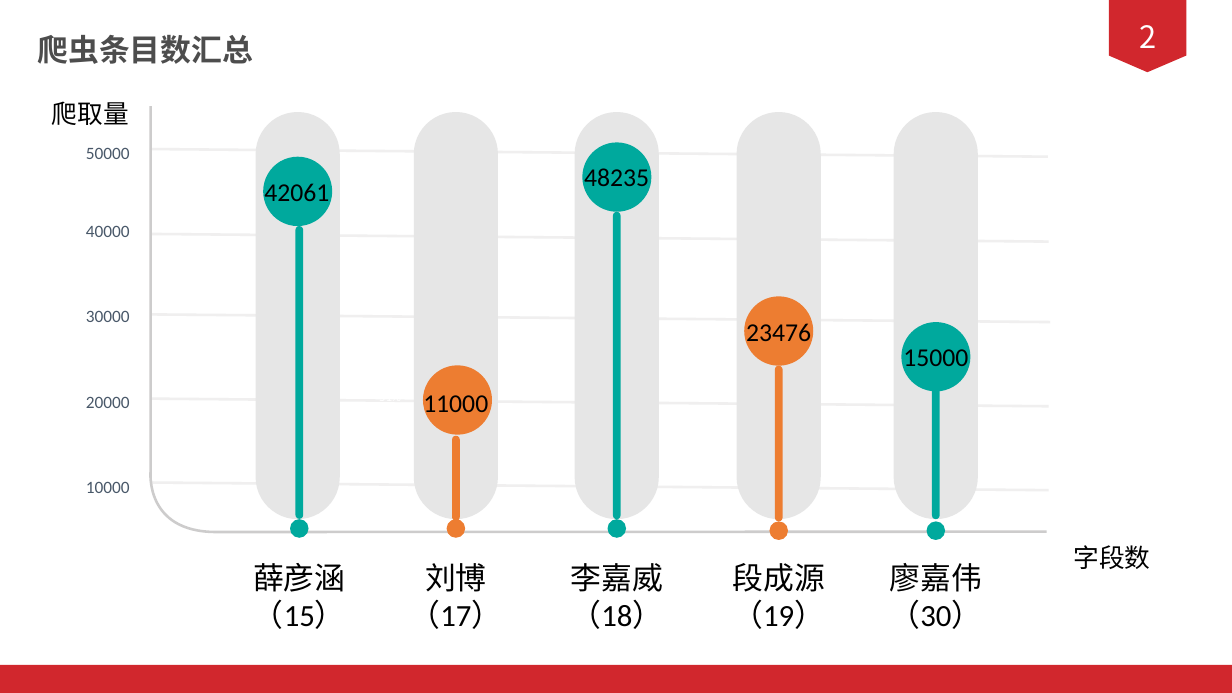
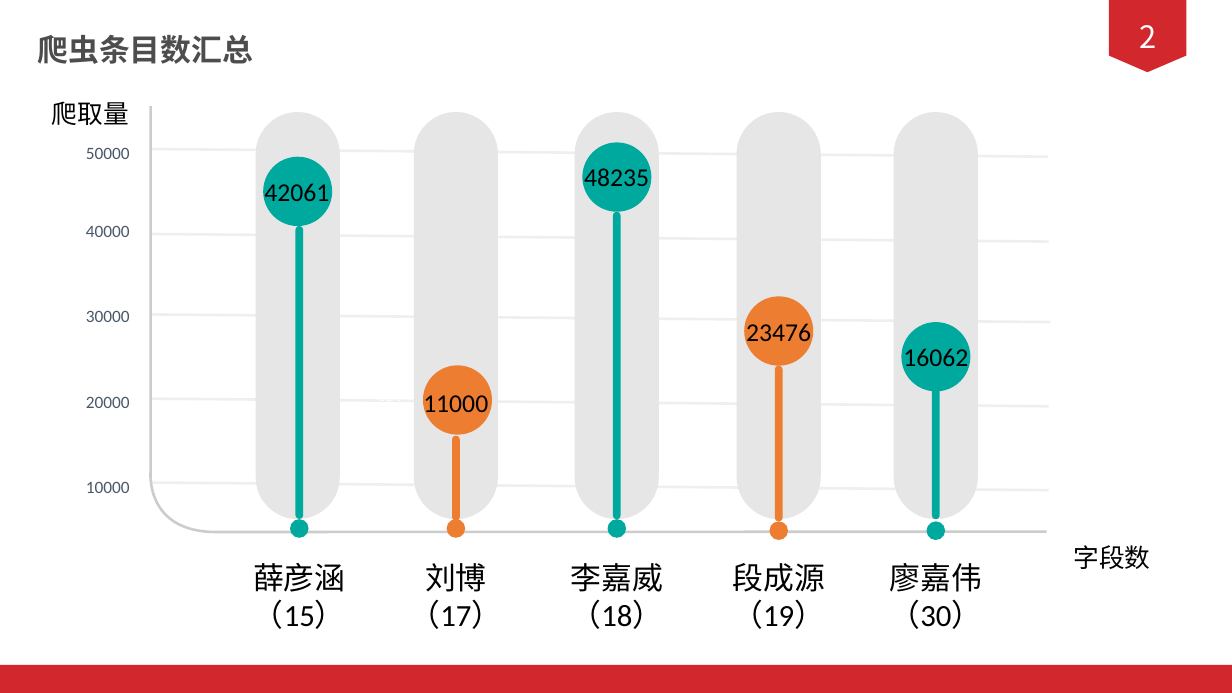
Before and after one commit to 1AKO1/2020shixun, a slide deck: slide 7 of doc/PPT/答辩ppt.pptx. Drawn at 1232x693 pixels with LibreOffice and Linux fonts; fonts in the diff are those of the drawing. Boxes give left, top, right and bottom in pixels: in the first picture for what was removed or moved away, otherwise in the second. Text is boxed around its words. In the diff, an @@ line names an element or a change of style, - is before the commit and + after.

```diff
--- a/doc/PPT/答辩ppt.pptx
+++ b/doc/PPT/答辩ppt.pptx
@@ text at box(903, 345, 968, 372): text changed @@
-15000
+16062
```
Also in this commit, not shown: 5 other slides changed.
